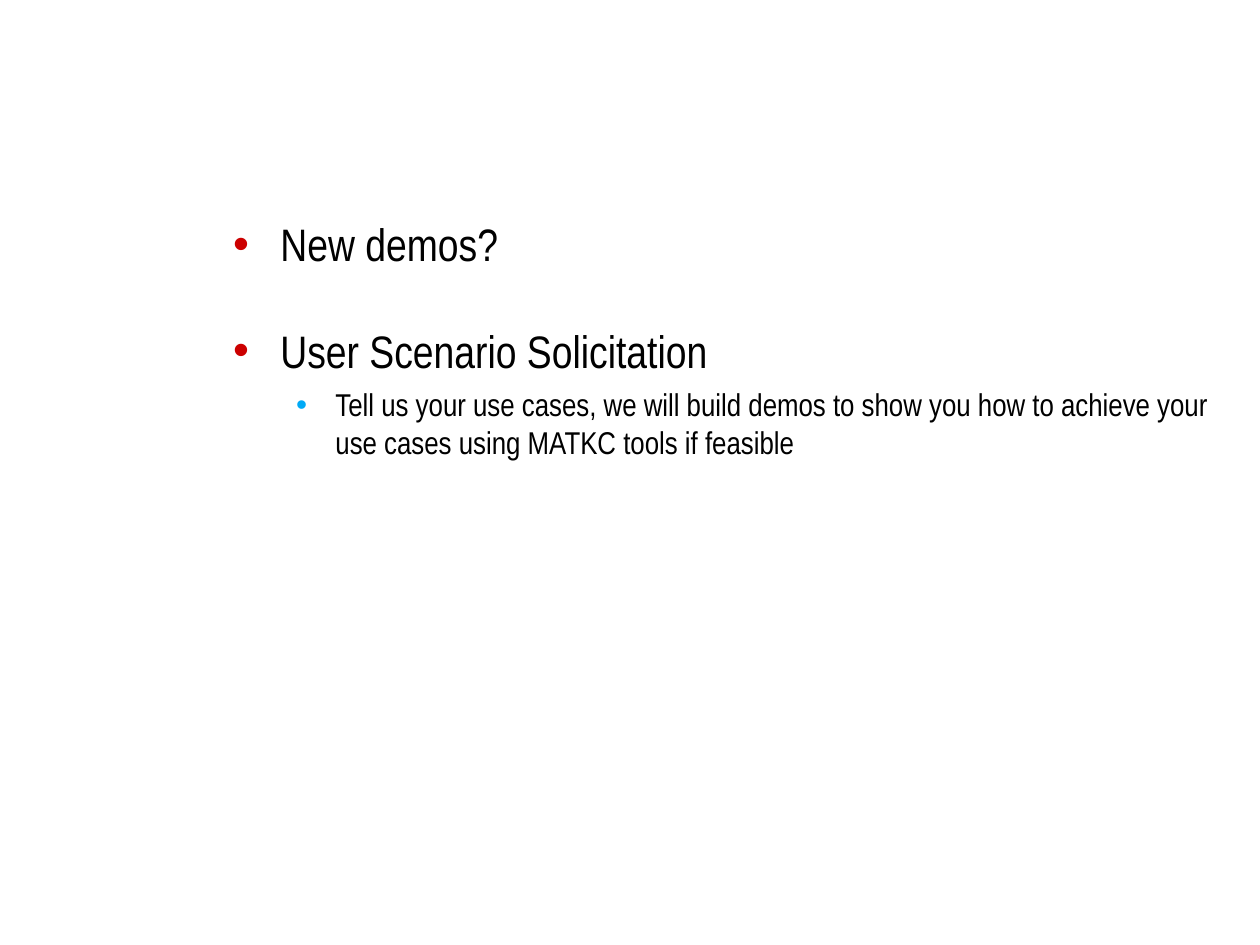
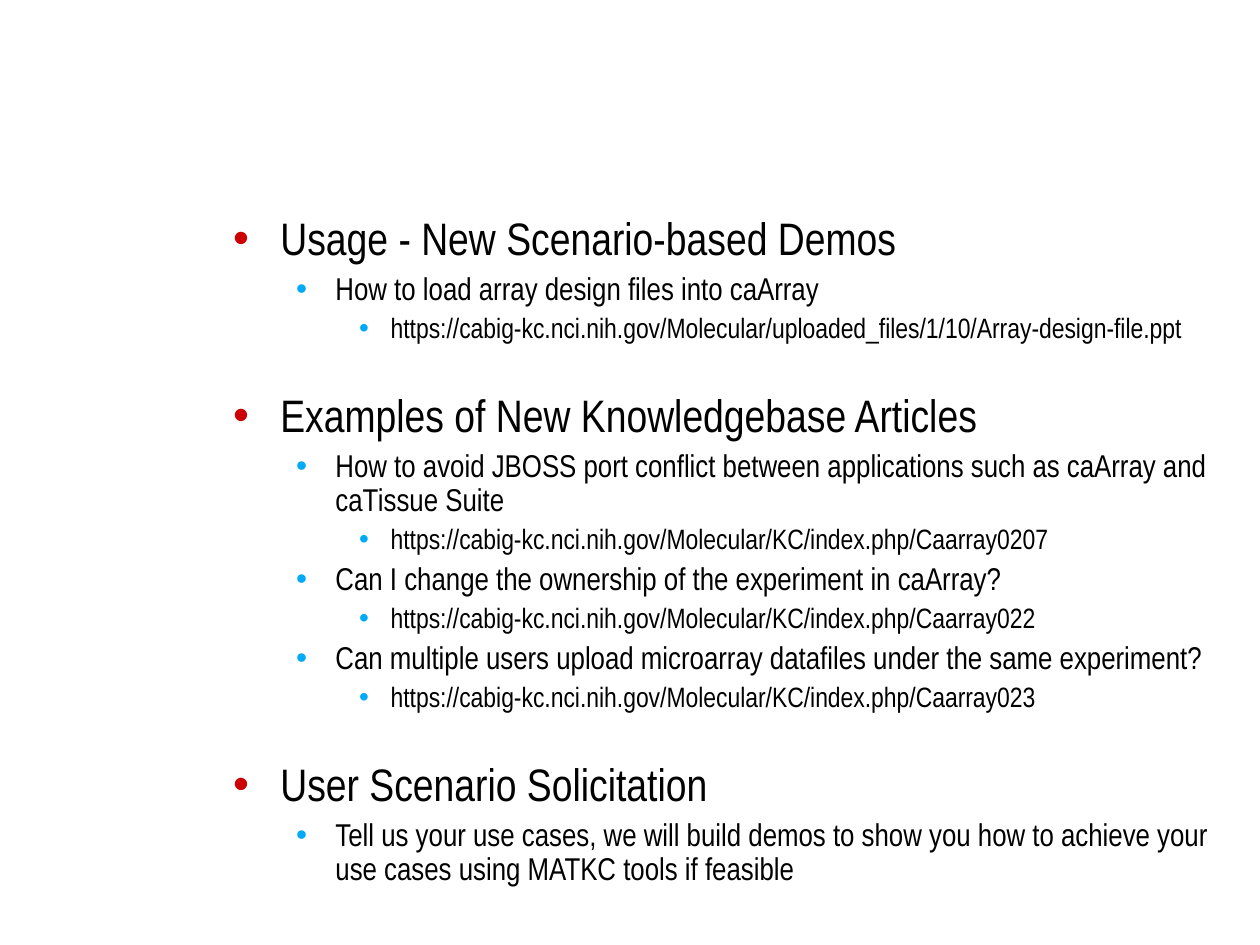
Before and after one commit to NCIP/caarray-docs, a slide deck: slide 8 of project_management/open_meetings/caArray User Community Meeting 2009.08.05.ppt. Drawn at 1260x945 pixels with LibreOffice and Linux fonts; fonts in the diff are those of the drawing; background and template pictures are left out. Boxes give left, top, right and bottom in pixels: in the first picture for what was removed or moved away, otherwise in the second. Text is boxed around its words. In the diff, an @@ line names an element or a change of style, - is before the commit and + after.

Commit message:
Incorporated Zhong's slide into user meeting presentation.

```diff
--- a/project_management/open_meetings/caArray User Community Meeting 2009.08.05.ppt
+++ b/project_management/open_meetings/caArray User Community Meeting 2009.08.05.ppt
@@ text at box(280, 222, 1206, 713): text changed; size 26 to 16 pt @@
-• New demos?
+• Usage - New Scenario-based Demos
+  • How to load array design files into caArray
+    • https://cabig-kc.nci.nih.gov/Molecular/uploaded_files/1/10/Array-design-file.ppt
+• Examples of New Knowledgebase Articles
+  • How to avoid JBOSS port conflict between applications such as caArray and caTissue Suite
+    • https://cabig-kc.nci.nih.gov/Molecular/KC/index.php/Caarray0207
+  • Can I change the ownership of the experiment in caArray?
+    • https://cabig-kc.nci.nih.gov/Molecular/KC/index.php/Caarray022
+  • Can multiple users upload microarray datafiles under the same experiment?
+    • https://cabig-kc.nci.nih.gov/Molecular/KC/index.php/Caarray023
@@ text at box(280, 768, 1207, 886): line spacing 1 to 0.9 @@
```
